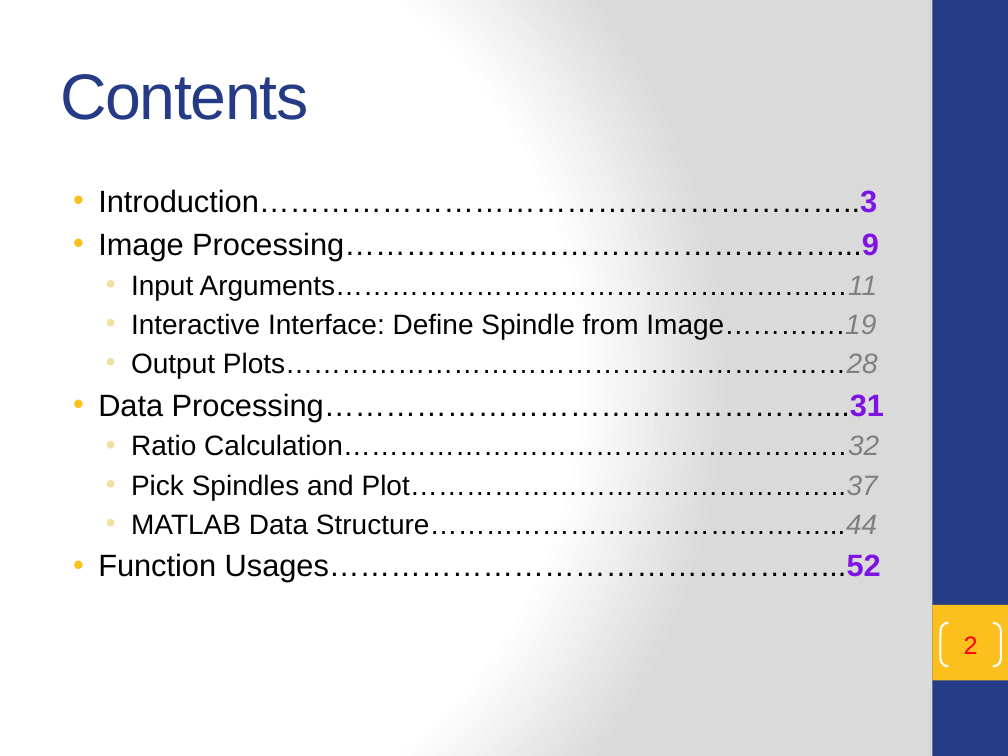
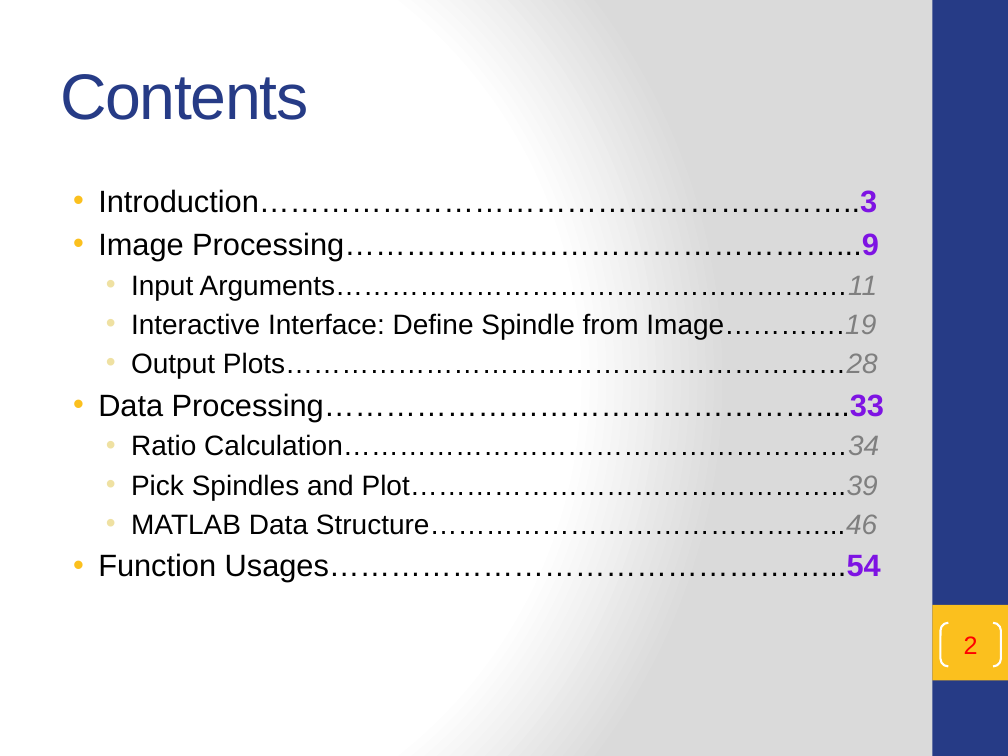
Before and after one commit to t47io/SpindleUtil, a slide deck: slide 2 of Scripts/SpindleQuantify/README.pptx. Drawn at 1008x756 pixels with LibreOffice and Linux fonts; fonts in the diff are those of the drawing. Boxes give left, top, right and bottom in pixels: in the first picture for what was removed or moved away, otherwise in the second. Text is boxed around its words. In the diff, an @@ line names an element or a change of style, - is before the commit and + after.

```diff
--- a/Scripts/SpindleQuantify/README.pptx
+++ b/Scripts/SpindleQuantify/README.pptx
@@ text at [98, 393, 884, 582]: text changed @@
-• Data Processing…………………………………………....31
-  • Ratio Calculation………………………………………………32
-  • Pick Spindles and Plot………………………………………..37
-  • MATLAB Data Structure……………………………………...44
-• Function Usages…………………………………………...52
+• Data Processing…………………………………………....33
+  • Ratio Calculation………………………………………………34
+  • Pick Spindles and Plot………………………………………..39
+  • MATLAB Data Structure……………………………………...46
+• Function Usages…………………………………………...54
```
Also in this commit, not shown: 3 other slides changed, 2 slides added, 3 other files.
